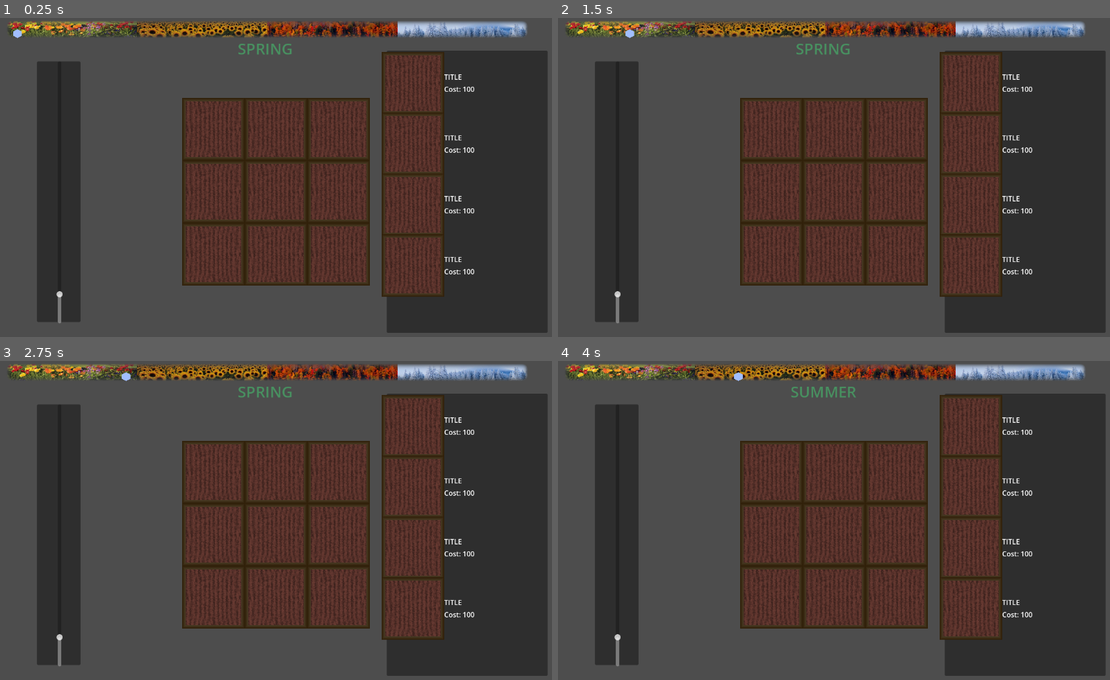
Above: before the commit, frames 1-4 (two rows, left to right).
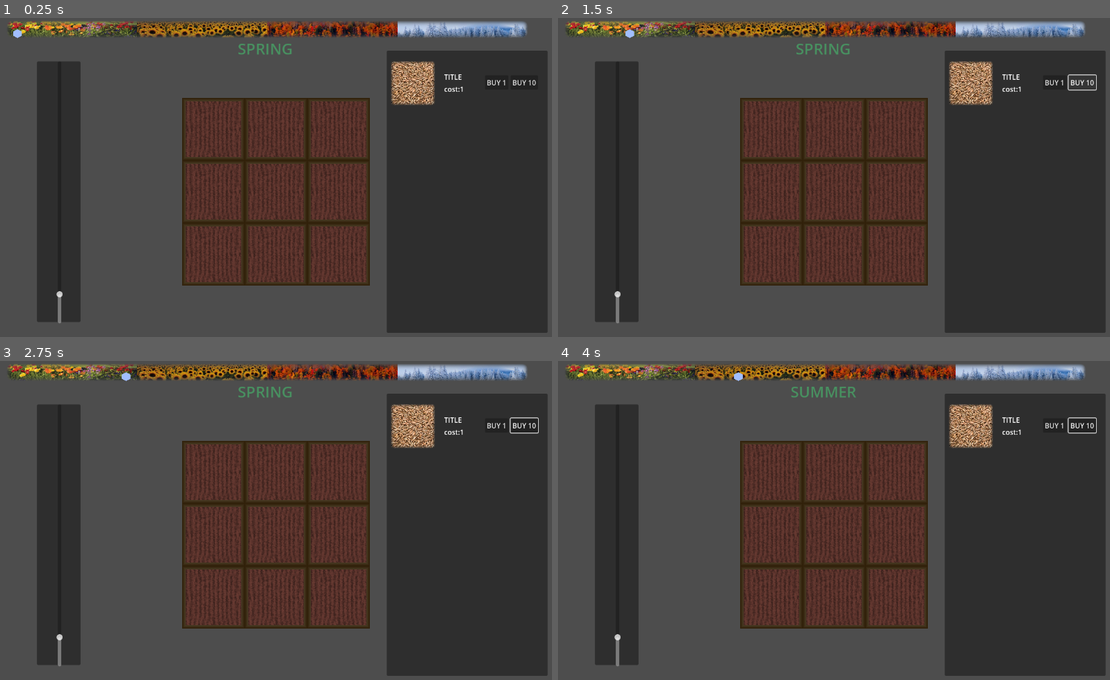
Above: after the commit, the same moments.

Repository: jintachi/GWJ85
Game: Godot game, scene res://scenes/main.tscn
The game is run twice, just before and just after one commit, with the same random seed, the same clock (stepped at 60 frames per second) and the same inputs.
Inputs (mouse positions are in pixels of both pictures, inside the frame that each line leads up to):
- Up to frame 1 (0.25 s): no input
- Up to frame 2 (1.5 s): click (1054, 81) at 0.5 s, where only the run after the commit has a clickable "BUY 1"; click (1082, 81) at 1.25 s, where only the run after the commit has a clickable "BUY 10"
- Up to frame 3 (2.75 s): tap Enter at 2 s; move the mouse to (414, 424) at 2.02 s; hold E (turn_right) from 2.03 s (still down); hold Shift from 2.03 s (still down); click (414, 424) at 2.17 s
- Up to frame 4 (4 s): tap Space at 2.75 s; move the mouse to (972, 485) at 2.77 s; release E (turn_right) at 2.78 s; release Shift at 2.78 s; hold Q (turn_left) 2.78-3.53 s; tap Ctrl at 2.85 s; click (972, 485) at 2.92 s; tap Enter at 3.5 s; move the mouse to (972, 549) at 3.52 s; hold E (turn_right) from 3.53 s (still down); hold Shift from 3.53 s (still down); click (972, 549) at 3.67 s

The runs differ from the first frame. In frame 1, 7.6% of the frame differs, in the area x 69-98%, y 10-88%; in frame 2, 7.7%; in frame 3, 7.7%; in frame 4, 7.7%.

Commit message:
buy grain
you can now buy grain

Diff:
--- a/autoloads/general/SharedData.tscn
+++ b/autoloads/general/SharedData.tscn
@@ -1,57 +1,6 @@
-[gd_scene load_steps=12 format=3 uid="uid://df1yj7ekd4i6f"]
+[gd_scene load_steps=2 format=3 uid="uid://df1yj7ekd4i6f"]
 
-[ext_resource type="Script" path="res://autoloads/general/shared_data.gd" id="1_7p373"]
-[ext_resource type="Script" uid="uid://bvkgrw7fk5ebq" path="res://mechanics/resources/RESOURCE_MACHINE.gd" id="2_jb14y"]
-[ext_resource type="Texture2D" uid="uid://dn5pwt2dpupmk" path="res://assets/IMAGES/S1.png" id="3_6srjr"]
-
-[sub_resource type="AtlasTexture" id="AtlasTexture_dipsc"]
-atlas = ExtResource("3_6srjr")
-region = Rect2(49.851, 442.512, 33.8461, 33.3556)
-
-[sub_resource type="Resource" id="Resource_f2wer"]
-script = ExtResource("2_jb14y")
-machine_type = 0
-id = 0
-texture = SubResource("AtlasTexture_dipsc")
-level = 0
-metadata/_custom_type_script = "uid://bvkgrw7fk5ebq"
-
-[sub_resource type="AtlasTexture" id="AtlasTexture_w3v4g"]
-atlas = ExtResource("3_6srjr")
-region = Rect2(468.983, 283.558, 35.3177, 34.3367)
-
-[sub_resource type="Resource" id="Resource_pa3gj"]
-script = ExtResource("2_jb14y")
-machine_type = 0
-id = 0
-texture = SubResource("AtlasTexture_w3v4g")
-level = 0
-metadata/_custom_type_script = "uid://bvkgrw7fk5ebq"
-
-[sub_resource type="AtlasTexture" id="AtlasTexture_t3mg4"]
-atlas = ExtResource("3_6srjr")
-region = Rect2(46.9558, 521.729, 36.3397, 33.9697)
-
-[sub_resource type="Resource" id="Resource_8o6b0"]
-script = ExtResource("2_jb14y")
-machine_type = 0
-id = 0
-texture = SubResource("AtlasTexture_t3mg4")
-level = 0
-metadata/_custom_type_script = "uid://bvkgrw7fk5ebq"
-
-[sub_resource type="AtlasTexture" id="AtlasTexture_xlobl"]
-atlas = ExtResource("3_6srjr")
-region = Rect2(466.913, 239.173, 41.1319, 43.7434)
-
-[sub_resource type="Resource" id="Resource_jhv2f"]
-script = ExtResource("2_jb14y")
-machine_type = 0
-id = 0
-texture = SubResource("AtlasTexture_xlobl")
-level = 0
-metadata/_custom_type_script = "uid://bvkgrw7fk5ebq"
+[ext_resource type="Script" uid="uid://idkir1q5u82m" path="res://autoloads/general/shared_data.gd" id="1_7p373"]
 
 [node name="SharedData" type="Node2D"]
 script = ExtResource("1_7p373")
-machines = Array[ExtResource("2_jb14y")]([SubResource("Resource_f2wer"), SubResource("Resource_pa3gj"), SubResource("Resource_8o6b0"), SubResource("Resource_jhv2f")])
--- a/autoloads/general/game_global.gd
+++ b/autoloads/general/game_global.gd
@@ -1,5 +1,9 @@
 ## The actual Global containing all of the game's core information.
 extends Node
+
+#region Inventory
+@export var myInventory: Inventory = Inventory.new()
+#endregion
 
 #region Built-Ins
 func _ready() -> void:
--- a/autoloads/general/shared_data.gd
+++ b/autoloads/general/shared_data.gd
@@ -1,3 +1,3 @@
 extends Node2D
 
-@export var machines: Array[Machine]
+@export var myInventory: Inventory = Inventory.new()
--- a/mechanics/InventorySystem/inventory.gd
+++ b/mechanics/InventorySystem/inventory.gd
@@ -3,8 +3,11 @@
 class_name Inventory
 
 @export var slots : Array[InventorySlot]
+@export var defaultSize: int = 10
+
 
 signal signal_update_inventory
+
 
 ##return the number of slots in inventory
 func InvSize():
@@ -19,6 +22,8 @@
 
 ##add n GameItem to inventory
 func AddItem(new_item: GameItem, n: int) -> bool:
+	## make sure there are slots; this need fixing and put someplace else
+	if InvSize() == 0:AddSlots(defaultSize)
 	##add to slot that already contains item
 	for slot in slots:
 		if slot.item == new_item:
--- /dev/null
+++ b/mechanics/InventorySystem/purchasable.gd
@@ -0,0 +1,19 @@
+extends Control
+
+@export var item: GameItem
+@export var itemSprite: Sprite2D
+
+func _ready() -> void:
+	itemSprite.texture = item.texture
+	$Cost.text = "cost:" + str(item.value)
+
+
+
+
+func _on_buy_1_button_up() -> void:
+	var a = GameGlobal.myInventory.AddItem(item, 1)
+	GameGlobal.myInventory.PukeConent()
+
+func _on_buy_10_button_up() -> void:
+	GameGlobal.myInventory.AddItem(item, 10)
+	GameGlobal.myInventory.PukeConent()
--- /dev/null
+++ b/mechanics/InventorySystem/purchasable.tscn
@@ -0,0 +1,52 @@
+[gd_scene load_steps=4 format=3 uid="uid://dovf40pax5p1w"]
+
+[ext_resource type="Script" uid="uid://dnet0qjisphht" path="res://mechanics/InventorySystem/purchasable.gd" id="1_nlhvf"]
+[ext_resource type="Resource" uid="uid://sjqurx0cnlmh" path="res://mechanics/InventorySystem/GameItems/ITEM_grain.tres" id="2_76qva"]
+
+[sub_resource type="ImageTexture" id="ImageTexture_nlhvf"]
+
+[node name="Purchasable" type="Control" node_paths=PackedStringArray("itemSprite")]
+layout_mode = 3
+anchors_preset = 0
+script = ExtResource("1_nlhvf")
+item = ExtResource("2_76qva")
+itemSprite = NodePath("itemSprite")
+
+[node name="itemSprite" type="Sprite2D" parent="."]
+scale = Vector2(0.4, 0.4)
+texture = SubResource("ImageTexture_nlhvf")
+
+[node name="Title" type="RichTextLabel" parent="."]
+layout_mode = 0
+offset_left = 72.0
+offset_top = -26.0
+offset_right = 157.0
+offset_bottom = 7.0
+text = "TITLE"
+
+[node name="Cost" type="RichTextLabel" parent="."]
+layout_mode = 0
+offset_left = 72.0
+offset_top = 2.0
+offset_right = 157.0
+offset_bottom = 35.0
+text = "Cost: 100"
+
+[node name="buy1" type="Button" parent="."]
+layout_mode = 0
+offset_left = 166.0
+offset_top = -18.0
+offset_right = 208.0
+offset_bottom = 15.0
+text = "BUY 1"
+
+[node name="buy10" type="Button" parent="."]
+layout_mode = 0
+offset_left = 225.0
+offset_top = -18.0
+offset_right = 288.0
+offset_bottom = 15.0
+text = "BUY 10"
+
+[connection signal="button_up" from="buy1" to="." method="_on_buy_1_button_up"]
+[connection signal="button_up" from="buy10" to="." method="_on_buy_10_button_up"]
--- a/scenes/main.tscn
+++ b/scenes/main.tscn
@@ -1,7 +1,7 @@
 [gd_scene load_steps=5 format=3 uid="uid://bf0e0l206u8xd"]
 
 [ext_resource type="Theme" uid="uid://b5ldjeqg05ylx" path="res://assets/THEMES/new_theme.tres" id="2_0wfyh"]
-[ext_resource type="PackedScene" uid="uid://dovf40pax5p1w" path="res://scenes/purchasable.tscn" id="2_sugp2"]
+[ext_resource type="PackedScene" uid="uid://dovf40pax5p1w" path="res://mechanics/InventorySystem/purchasable.tscn" id="2_sugp2"]
 [ext_resource type="PackedScene" uid="uid://dq4wge02pusmm" path="res://scenes/cell_system/cell_grid.tscn" id="4_jyhfs"]
 [ext_resource type="PackedScene" uid="uid://8petnppadwyk" path="res://scenes/Season/SeasonIndicator.tscn" id="4_tbgi4"]
 
@@ -45,15 +45,6 @@
 theme_override_constants/v_separation = 140
 
 [node name="Purchasable" parent="UI/CenterContainer/Panel/GridContainer" instance=ExtResource("2_sugp2")]
-layout_mode = 2
-
-[node name="Purchasable2" parent="UI/CenterContainer/Panel/GridContainer" instance=ExtResource("2_sugp2")]
-layout_mode = 2
-
-[node name="Purchasable3" parent="UI/CenterContainer/Panel/GridContainer" instance=ExtResource("2_sugp2")]
-layout_mode = 2
-
-[node name="Purchasable4" parent="UI/CenterContainer/Panel/GridContainer" instance=ExtResource("2_sugp2")]
 layout_mode = 2
 
 [node name="CenterContainer4" type="CenterContainer" parent="UI"]
--- a/scenes/purchasable.tscn
+++ /dev/null
@@ -1,35 +0,0 @@
-[gd_scene load_steps=2 format=3 uid="uid://dovf40pax5p1w"]
-
-[ext_resource type="PackedScene" uid="uid://c44fogmclava" path="res://scenes/cell_system/tile.tscn" id="1_xjlsm"]
-
-[node name="Purchasable" type="Control"]
-layout_mode = 3
-anchors_preset = 0
-
-[node name="Tile" parent="." instance=ExtResource("1_xjlsm")]
-layout_mode = 1
-anchors_preset = 8
-anchor_left = 0.5
-anchor_top = 0.5
-anchor_right = 0.5
-anchor_bottom = 0.5
-offset_left = -64.0
-offset_top = -64.0
-offset_right = 64.0
-offset_bottom = 64.0
-
-[node name="Title" type="RichTextLabel" parent="."]
-layout_mode = 0
-offset_left = 72.0
-offset_top = -26.0
-offset_right = 157.0
-offset_bottom = 7.0
-text = "TITLE"
-
-[node name="Cost" type="RichTextLabel" parent="."]
-layout_mode = 0
-offset_left = 72.0
-offset_top = 2.0
-offset_right = 157.0
-offset_bottom = 35.0
-text = "Cost: 100"
Not shown, added: mechanics/InventorySystem/purchasable.gd.uid
